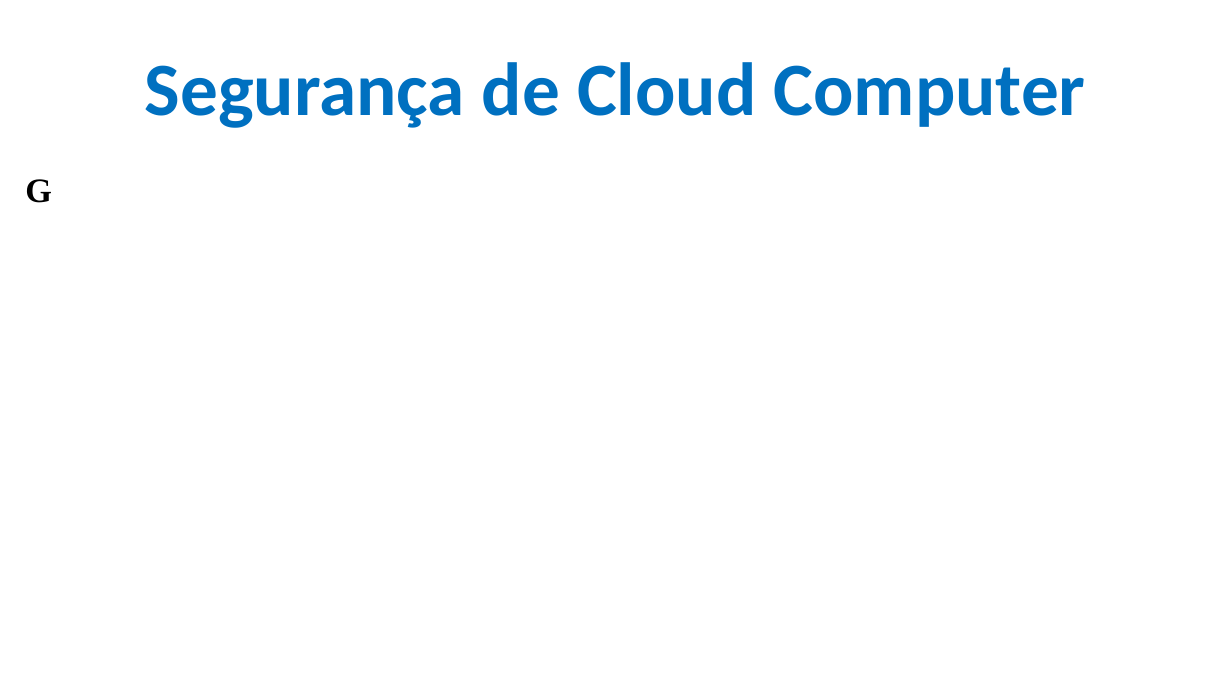
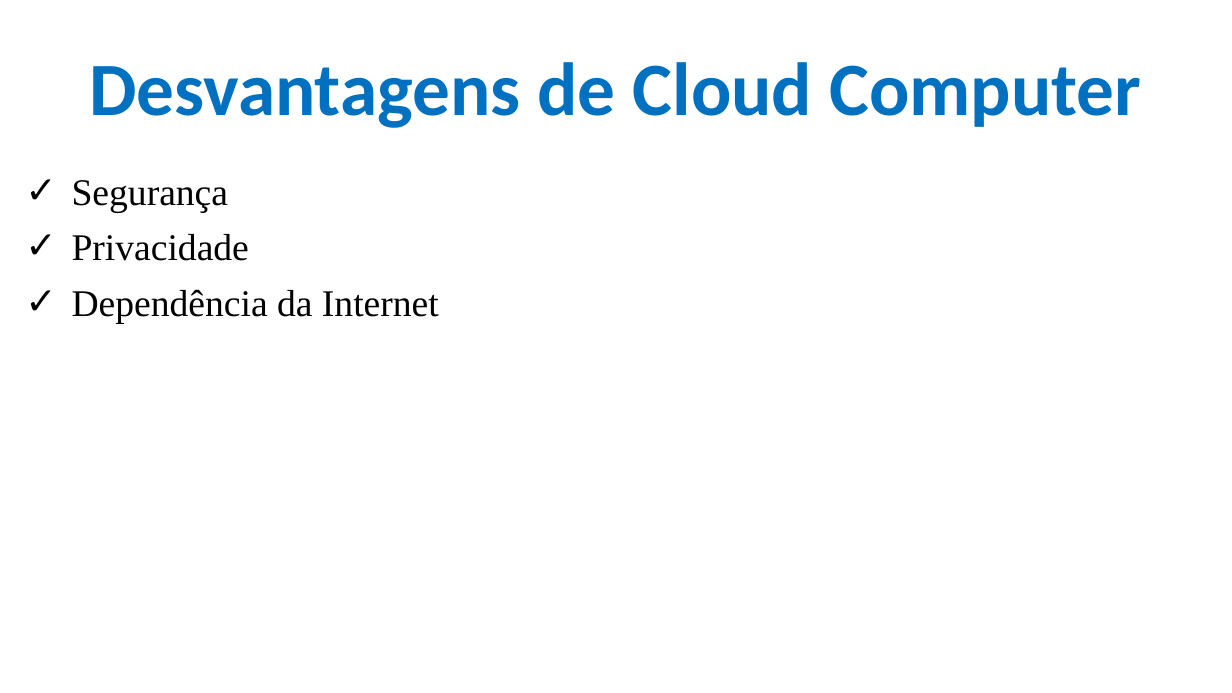
Before and after one commit to CloudEducationBrazil/WydenComputacaoNuvemWebServicesLinux, a slide deck: slide 32 of 01 Classes/Aula 01 - Computação em Nuvem e Web Services em Linux.pptx (slide 7 before the commit). Drawn at 1232x693 pixels with LibreOffice and Linux fonts; fonts in the diff are those of the drawing; background and template pictures are left out. Boxes give left, top, right and bottom in pixels: in the first picture for what was removed or moved away, otherwise in the second. Text is boxed around its words. In the diff, an @@ line names an element or a change of style, - is before the commit and + after.

Commit message:
Aula 01 Cloud Computer

```diff
--- a/01 Classes/Aula 01 - Computação em Nuvem e Web Services em Linux.pptx
+++ b/01 Classes/Aula 01 - Computação em Nuvem e Web Services em Linux.pptx
@@ title at [89, 62, 1141, 128]: text changed @@
-Segurança de Cloud Computer
+Desvantagens de Cloud Computer
@@ text at [72, 180, 439, 324]: text changed; size 20 to 22 pt; bold off @@
-G
+✓ Segurança
+✓ Privacidade
+✓ Dependência da Internet
```
Also in this commit, not shown: 8 other slides changed, 62 slides added, 1 other file.
